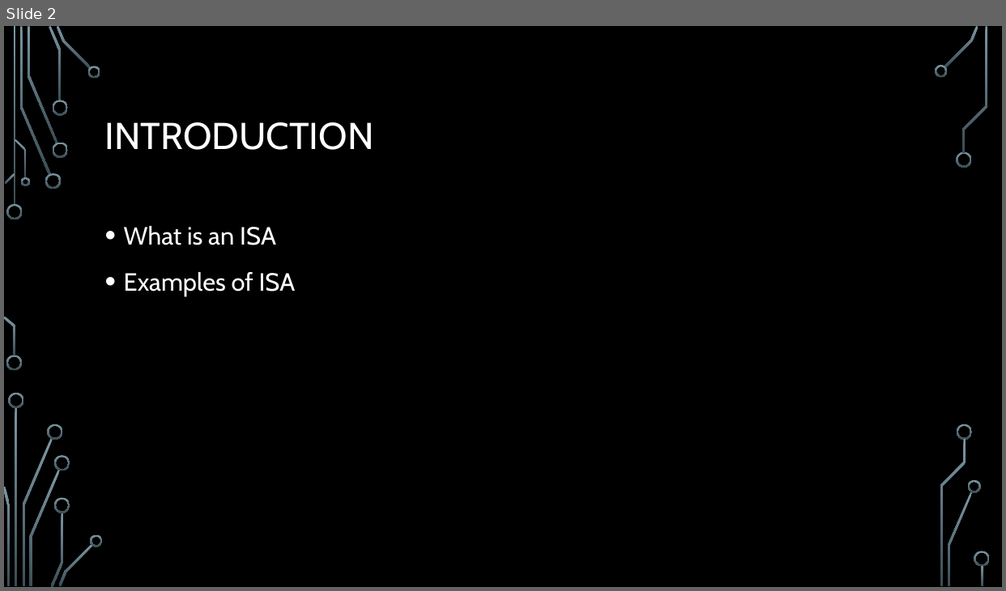
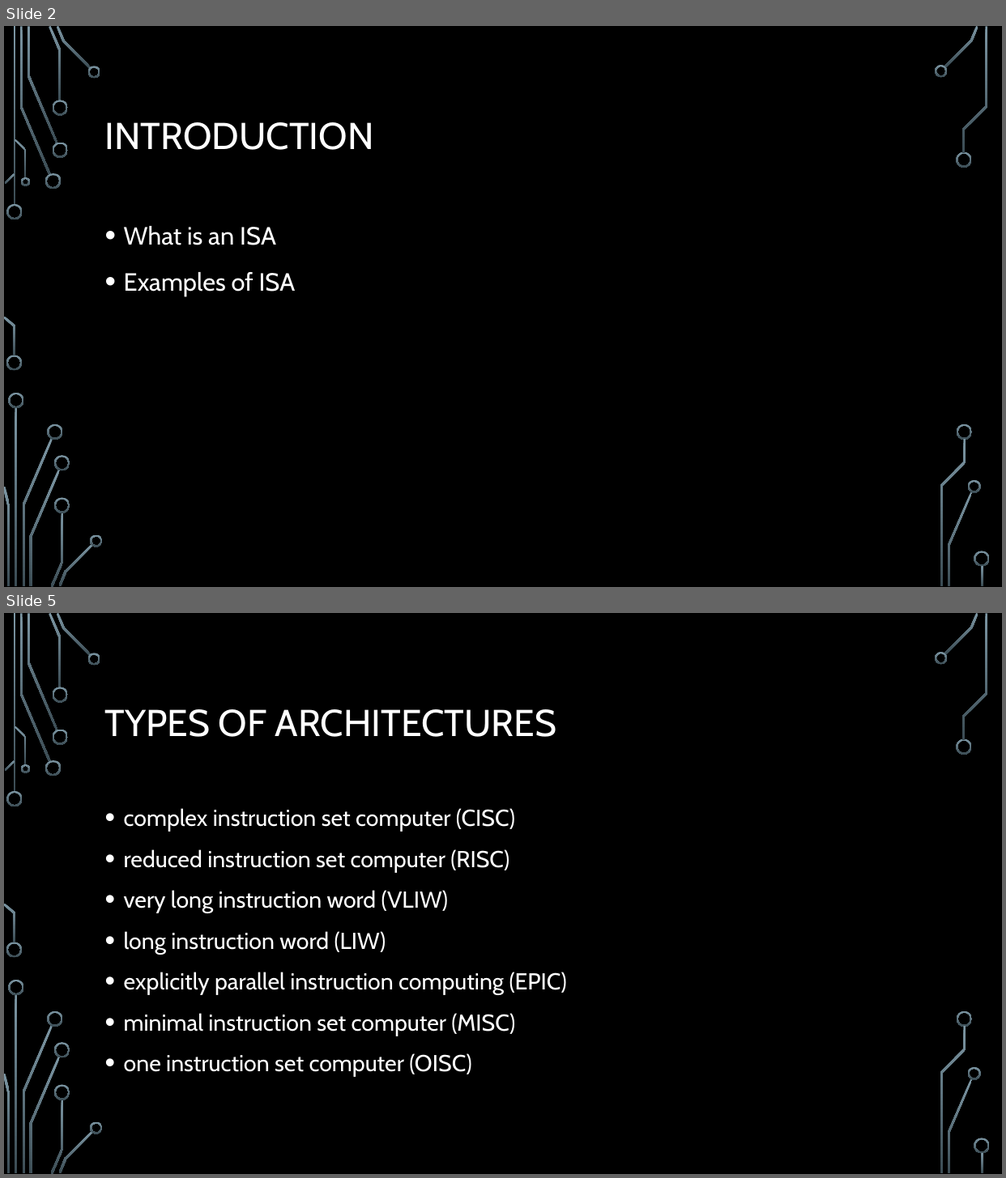
Before and after one commit to ErrkO/CSCI4800, a slide deck: Instruction Set Architecture.pptx. Shown one above the other, each under a label of ours: slide 2 before the commit, slides 2 and 5 after it; the slides between them are not shown. The pictures are 1006x591 and 1006x1178 pixels, drawn with LibreOffice and Linux fonts; fonts in the diff are those of the drawing; background and template pictures are left out. Boxes give left, top, right and bottom in pixels: in the first picture for what was removed or moved away, otherwise in the second. Text is boxed around its words. In the diff, an @@ line names an element or a change of style, - is before the commit and + after.

```diff
--- a/Instruction Set Architecture.pptx
+++ b/Instruction Set Architecture.pptx
@@ slide 5 added at bbox=[4, 613, 1002, 1174], background picture (left out); not listed: 36 template elements that a slide beside it also shows @@
@@ title added at bbox=[105, 709, 557, 737], 36 pt, text #2D2D2D @@
+TYPES OF ARCHITECTURES
@@ text added at bbox=[124, 808, 567, 1077], 22.2 pt, text #2D2D2D @@
+• complex instruction set computer (CISC)
+• reduced instruction set computer (RISC)
+• very long instruction word (VLIW)
+• long instruction word (LIW)
+• explicitly parallel instruction computing (EPIC)
+• minimal instruction set computer (MISC)
+• one instruction set computer (OISC)
```
Also in this commit, not shown: 1 slide changed, 7 other slides added, 11 other files.
